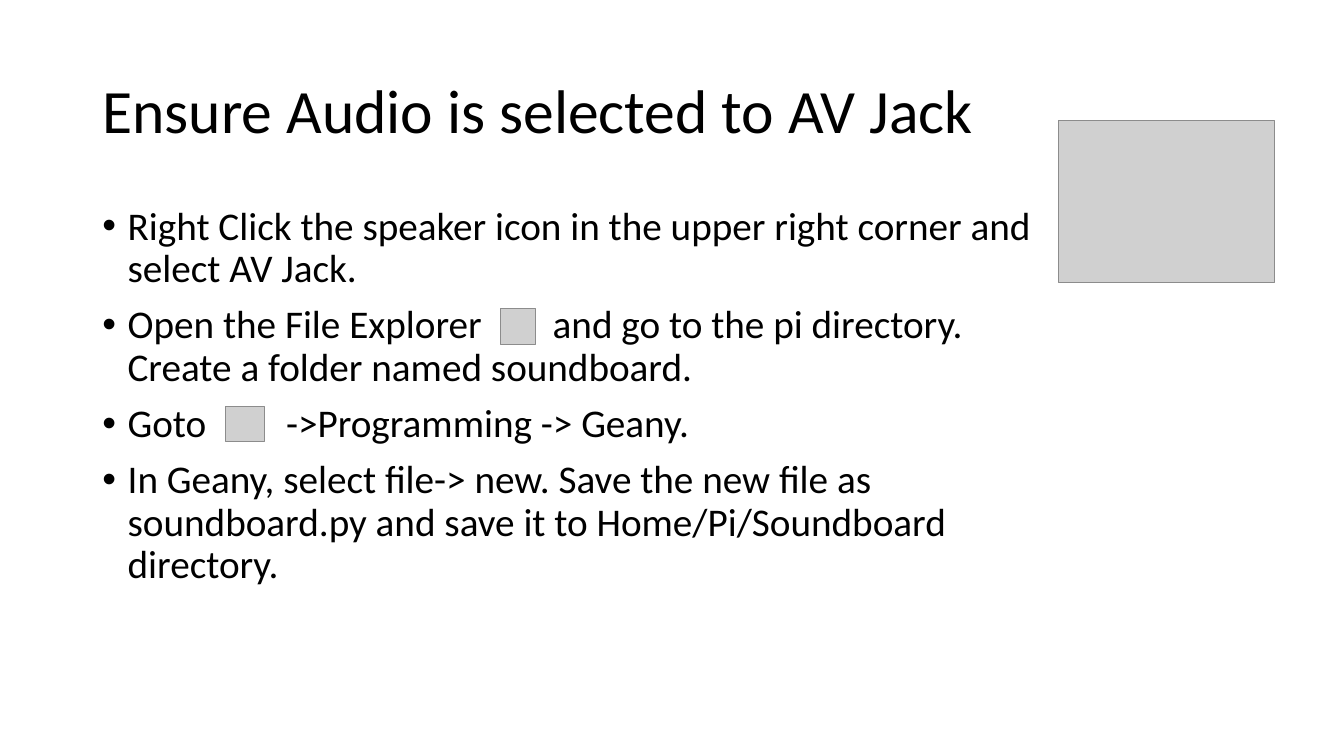
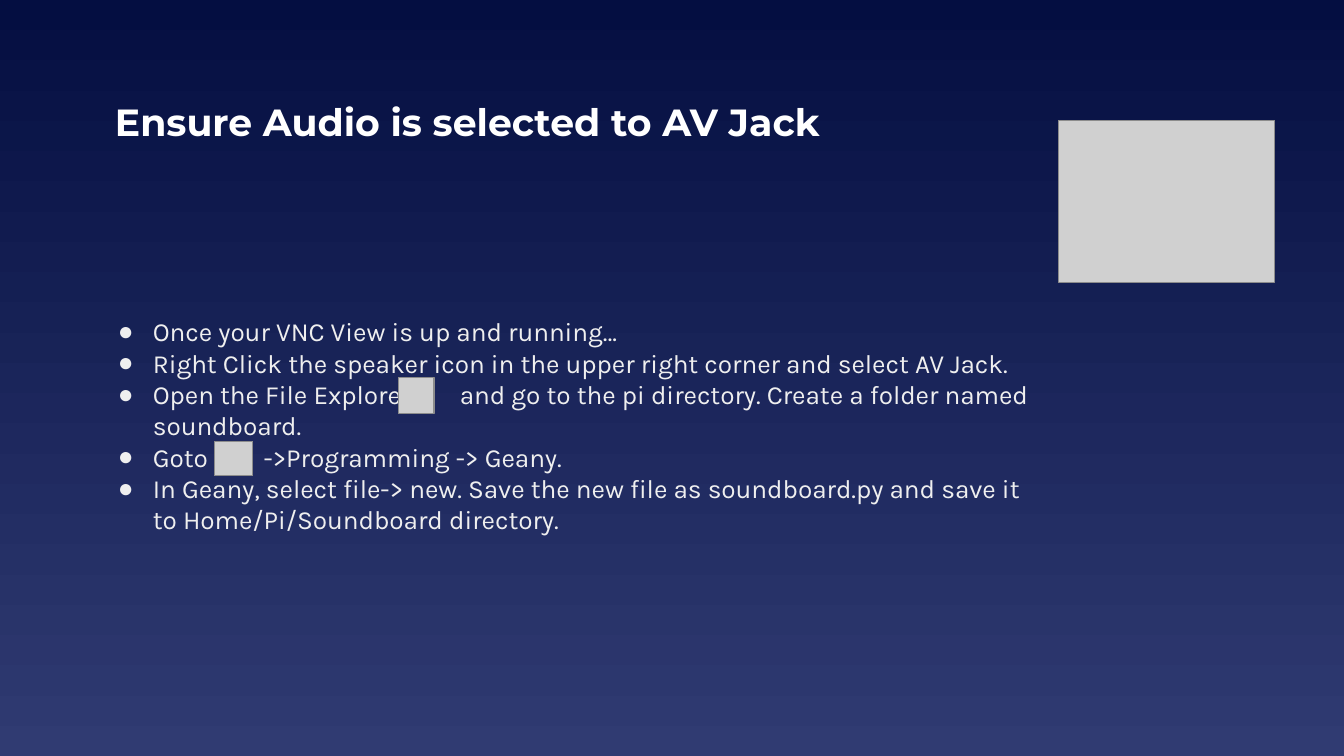
Before and after one commit to EELabMan/Raspberry-Pi-Sound-Board, a slide deck: slide 4 of Raspberry Pi Sound Board.pptx (slide 2 before the commit). Drawn at 1344x756 pixels with LibreOffice and Linux fonts; fonts in the diff are those of the drawing; grey boxes stand for pictures. Boxes give left, top, right and bottom in pixels: in the first picture for what was removed or moved away, otherwise in the second. Text is boxed around its words. In the diff, an @@ line names an element or a change of style, - is before the commit and + after.

```diff
--- a/Raspberry Pi Sound Board.pptx
+++ b/Raspberry Pi Sound Board.pptx
@@ background #FFFFFF to gradient #040E41 to #303B72 @@
@@ title "Ensure Audio is selected to ...": place and size @@
-title "Ensure Audio is selected to ..." at <box>102,90,973,134</box>
+title "Ensure Audio is selected to ..." at <box>115,106,820,137</box>
@@ title "Ensure Audio is selected to ..." at <box>115,106,820,137</box>: size 44 to 27 pt, font Calibri to Montserrat, text colour #000000 to #FFFFFF, bold on; line spacing 0.9 to 1 @@
@@ text "Once your VNC View is ..." at <box>153,323,1028,536</box>: vertical alignment top to middle @@
@@ text at <box>153,323,617,348</box>: paragraph added @@
+● Once your VNC View is up and running…
@@ text at <box>153,355,1028,536</box>: size 28 to 18.7 pt, font Calibri to Karla, text colour #000000 to #EFEFEF in "Right Click the speaker icon in the ...", "Open the File Explorer and go to ...", "Goto ->Programming -> Geany.", "In Geany, select file-> new. Save the ..."; bullet • to ●; line spacing 0.9 to 1; less space between paragraphs @@
@@ picture: place and size @@
-picture at <box>500,309,535,344</box>
+picture at <box>398,378,434,413</box>
@@ picture: place and size @@
-picture at <box>226,406,265,441</box>
+picture at <box>214,442,253,476</box>
```
Also in this commit, not shown: 7 other slides changed, 3 slides added, 1 slide removed, 1 other file.
